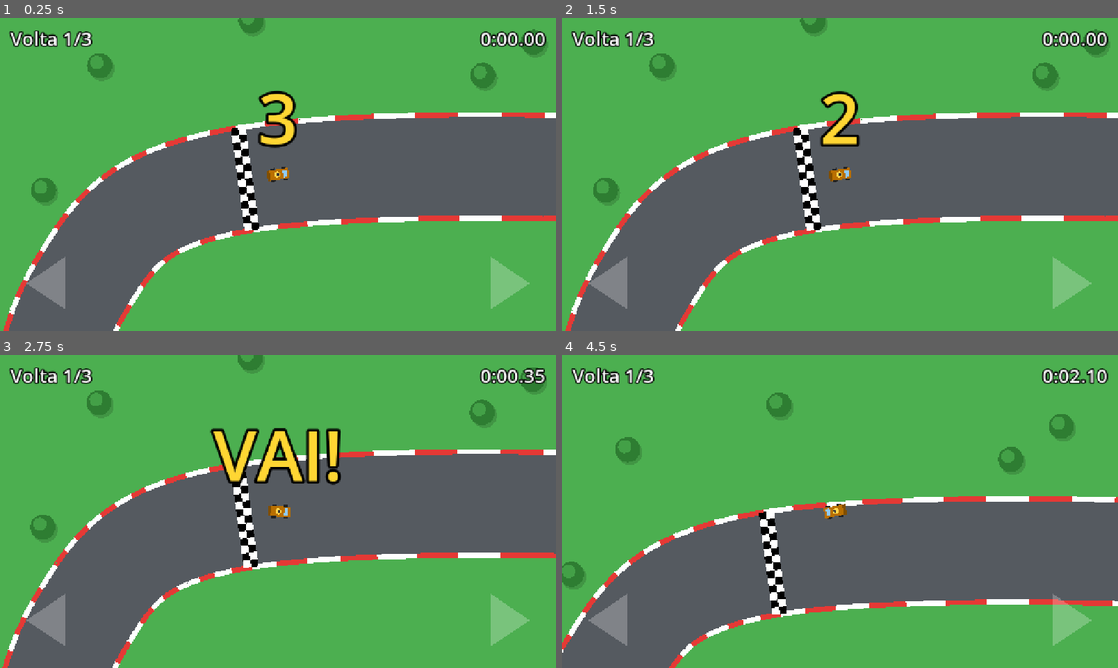
Above: before the commit, frames 1-4 (two rows, left to right).
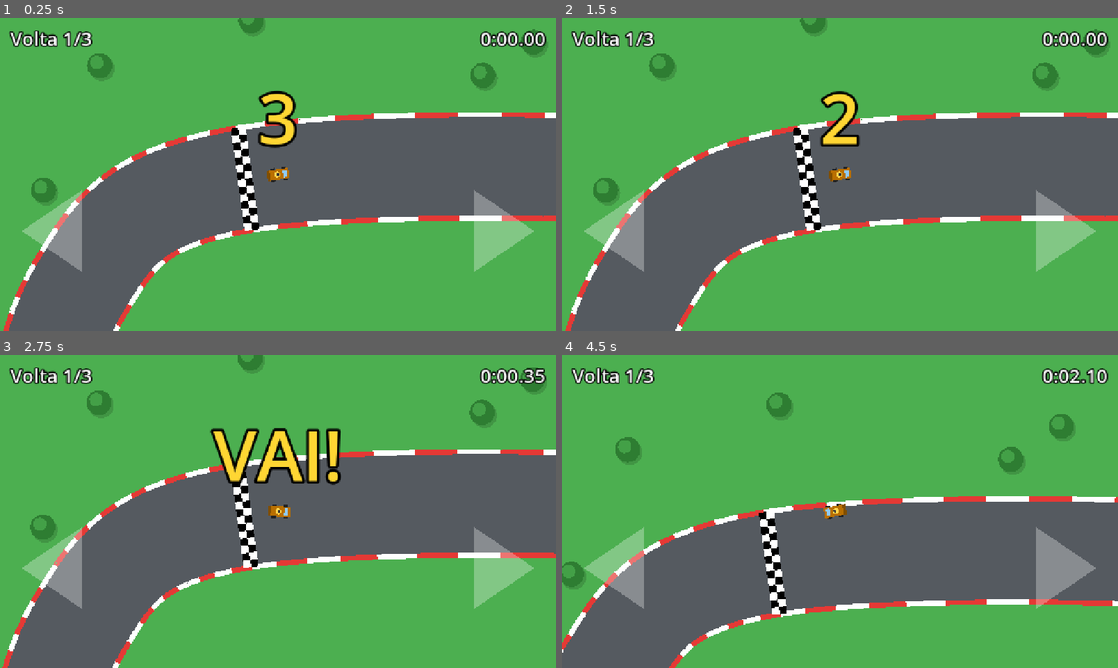
Above: after the commit, the same moments.

Repository: clobato7/jogo-corrida
Game: Godot game, scene res://scenes/main.tscn
The game is run twice, just before and just after one commit, with the same random seed, the same clock (stepped at 60 frames per second) and the same inputs.
Inputs (mouse positions are in pixels of both pictures, inside the frame that each line leads up to):
- Up to frame 1 (0.25 s): no input
- Up to frame 2 (1.5 s): tap Enter at 0.5 s; move the mouse to (962, 158) at 0.52 s; hold D (steer_right) 0.53-1.25 s; click (962, 158) at 0.67 s; tap Space at 1.25 s; drag from (728, 190) to (812, 237) at 1.27 s
- Up to frame 3 (2.75 s): tap Enter at 2 s; move the mouse to (333, 442) at 2.02 s; hold D (steer_right) from 2.03 s (still down)
- Up to frame 4 (4.5 s): release D (steer_right) at 2.75 s; drag from (812, 574) to (673, 464) at 2.77 s; move the mouse to (1006, 558) at 3.52 s; hold A (steer_left) 3.53-4.25 s; drag from (673, 464) to (767, 561) at 4.27 s

The runs differ from the first frame. In frame 1, 3.8% of the frame differs, in the area x 4-96%, y 54-93%; in frame 2, 3.8%; in frame 3, 3.8%; in frame 4, 4.0%.

Commit message:
Setas de toque maiores e mais altas, câmera mais perto no celular
Co-Authored-By: Claude Opus 5.5 <noreply@anthropic.com>
Claude-Session: https://claude.ai/code/session_01SfKqRhB9szQNfyRjXvGQXN

Diff:
--- a/scripts/car.gd
+++ b/scripts/car.gd
@@ -7,10 +7,22 @@
 @export var grip := 4.0              ## aderência: quanto maior, menos o carro "escorrega"
 @export var wall_slowdown := 0.5     ## ao bater, a velocidade é multiplicada por isso
 @export var body_color := Color("b96f00")
+@export var desktop_zoom := 0.85     ## zoom da câmera no PC (menor = mais afastado)
+@export var mobile_zoom := 1.25      ## zoom da câmera no celular (tela pequena, câmera mais perto)
 
 var speed := 0.0
 var can_drive := false
 var _hit_cooldown := 0.0
+
+
+func _ready() -> void:
+	var zoom := mobile_zoom if is_mobile() else desktop_zoom
+	$Camera2D.zoom = Vector2(zoom, zoom)
+
+
+## Verdadeiro no celular, tanto no app nativo quanto no navegador (Android ou iPhone).
+static func is_mobile() -> bool:
+	return OS.has_feature("mobile") or OS.has_feature("web_android") or OS.has_feature("web_ios")
 
 
 func _physics_process(delta: float) -> void:
--- a/scripts/touch_hints.gd
+++ b/scripts/touch_hints.gd
@@ -1,5 +1,10 @@
 extends Control
 ## Desenha as setas semitransparentes que indicam onde tocar.
+
+@export var arrow_width := 140.0     ## largura de cada seta
+@export var arrow_height := 190.0    ## altura de cada seta
+@export var side_margin := 50.0      ## distância da seta até a lateral da tela
+@export var bottom_offset := 230.0   ## distância do centro da seta até a parte de baixo da tela
 
 
 func _ready() -> void:
@@ -8,7 +13,12 @@
 
 func _draw() -> void:
 	var s := size
-	var c := Color(1, 1, 1, 0.25)
-	var y := s.y - 110.0
-	draw_colored_polygon(PackedVector2Array([Vector2(60, y), Vector2(150, y - 60), Vector2(150, y + 60)]), c)
-	draw_colored_polygon(PackedVector2Array([Vector2(s.x - 60, y), Vector2(s.x - 150, y - 60), Vector2(s.x - 150, y + 60)]), c)
+	var c := Color(1, 1, 1, 0.3)
+	var y := s.y - bottom_offset
+	var h := arrow_height / 2.0
+	var left_tip := side_margin
+	var right_tip := s.x - side_margin
+	draw_colored_polygon(PackedVector2Array([
+		Vector2(left_tip, y), Vector2(left_tip + arrow_width, y - h), Vector2(left_tip + arrow_width, y + h)]), c)
+	draw_colored_polygon(PackedVector2Array([
+		Vector2(right_tip, y), Vector2(right_tip - arrow_width, y - h), Vector2(right_tip - arrow_width, y + h)]), c)
